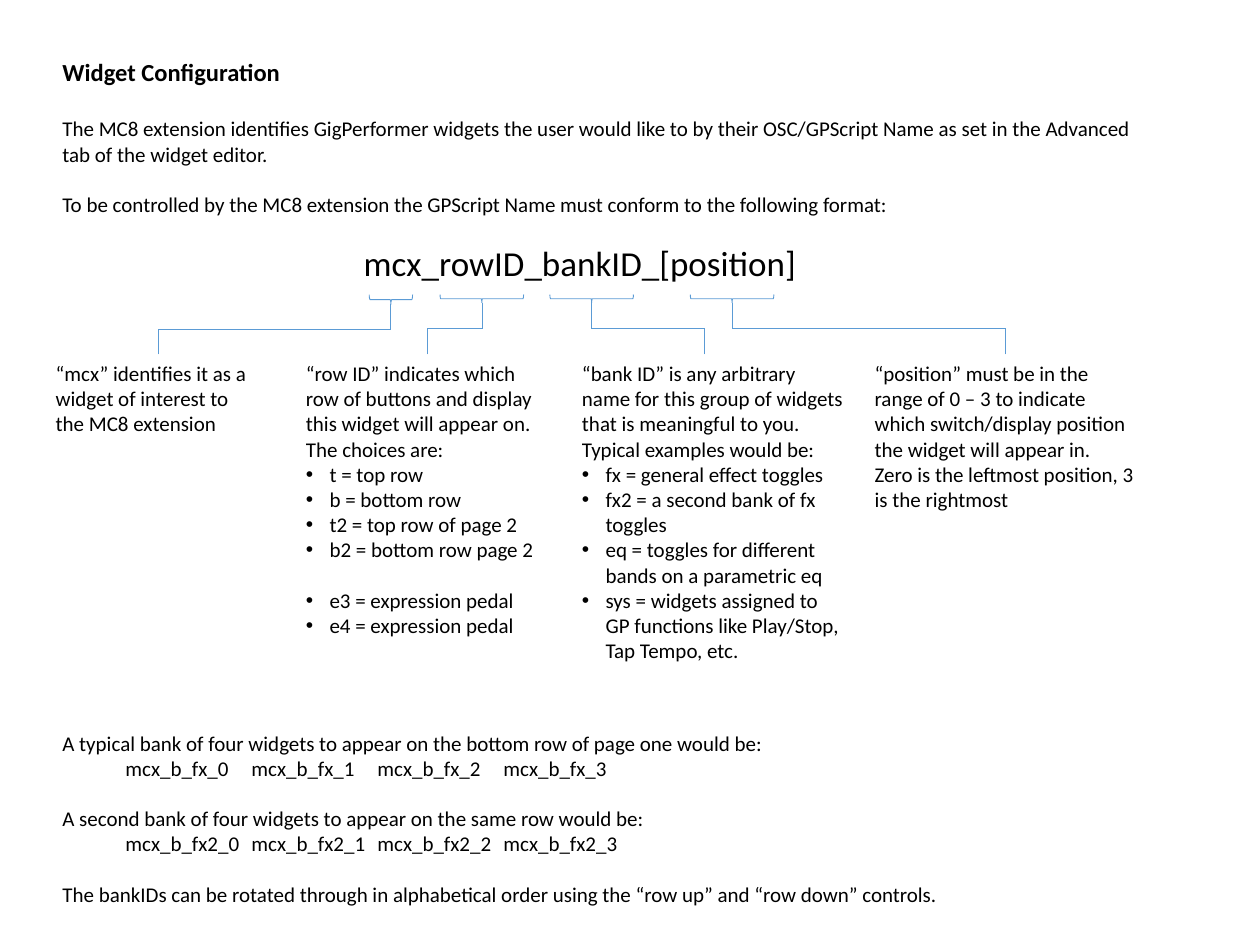
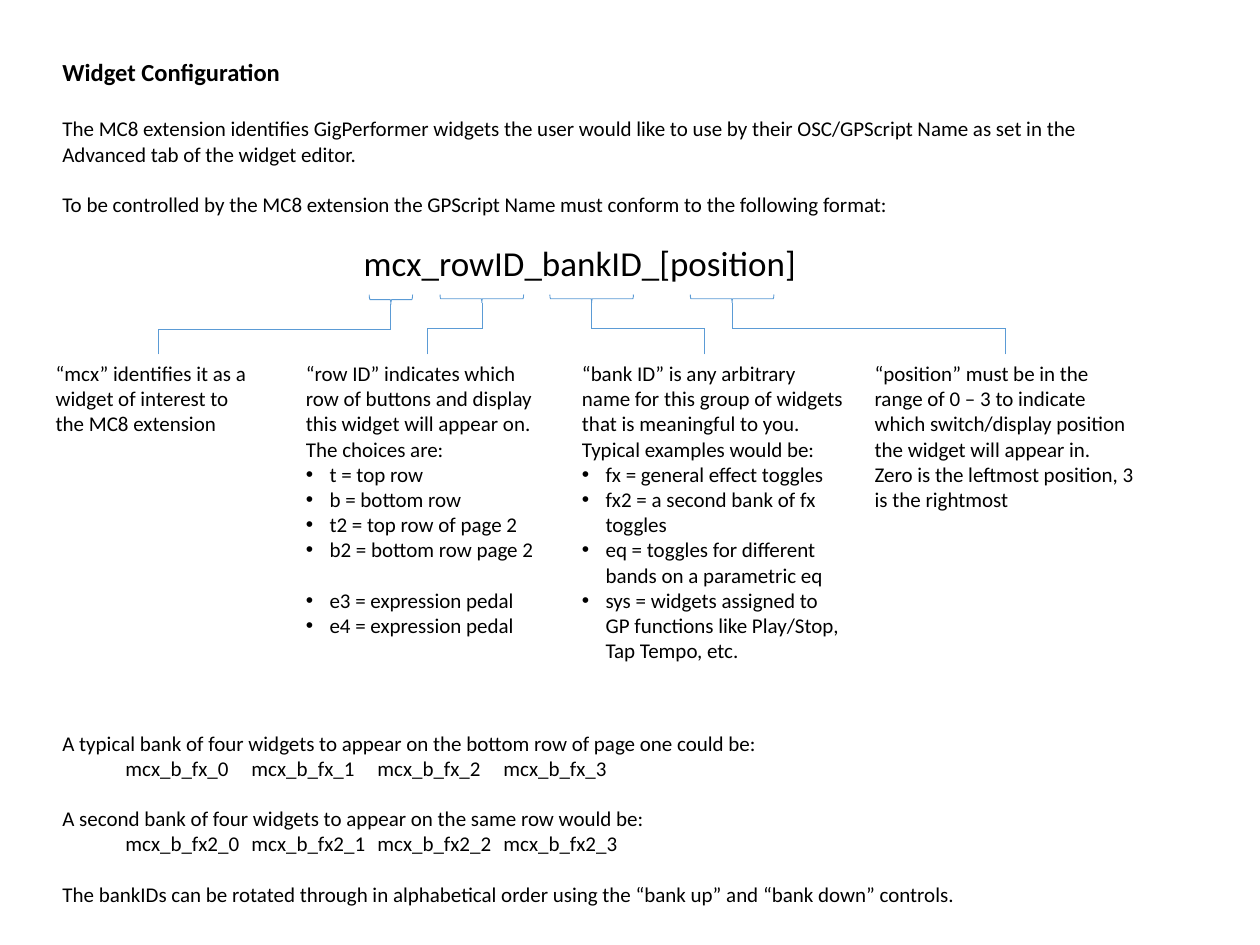
Before and after one commit to WidnerM/GP-MC8, a slide deck: slide 6 of MC8.pptx (slide 4 before the commit). Drawn at 1260x945 pixels with LibreOffice and Linux fonts; fonts in the diff are those of the drawing. Boxes give left, top, right and bottom in pixels: in the first picture for what was removed or moved away, otherwise in the second. Text is boxed around its words. In the diff, an @@ line names an element or a change of style, - is before the commit and + after.

```diff
--- a/MC8.pptx
+++ b/MC8.pptx
@@ text at <box>62,121,1075,166</box>: text changed @@
-The MC8 extension identifies GigPerformer widgets the user would like to by their OSC/GPScript Name as set in the Advanced tab of the widget editor.
+The MC8 extension identifies GigPerformer widgets the user would like to use by their OSC/GPScript Name as set in the Advanced tab of the widget editor.
@@ text at <box>62,736,755,755</box>: text changed @@
-A typical bank of four widgets to appear on the bottom row of page one would be:
+A typical bank of four widgets to appear on the bottom row of page one could be:
@@ text at <box>62,887,954,906</box>: text changed @@
-The bankIDs can be rotated through in alphabetical order using the “row up” and “row down” controls.
+The bankIDs can be rotated through in alphabetical order using the “bank up” and “bank down” controls.
```
Also in this commit, not shown: 7 other slides changed, 2 slides added, 2 other files.
